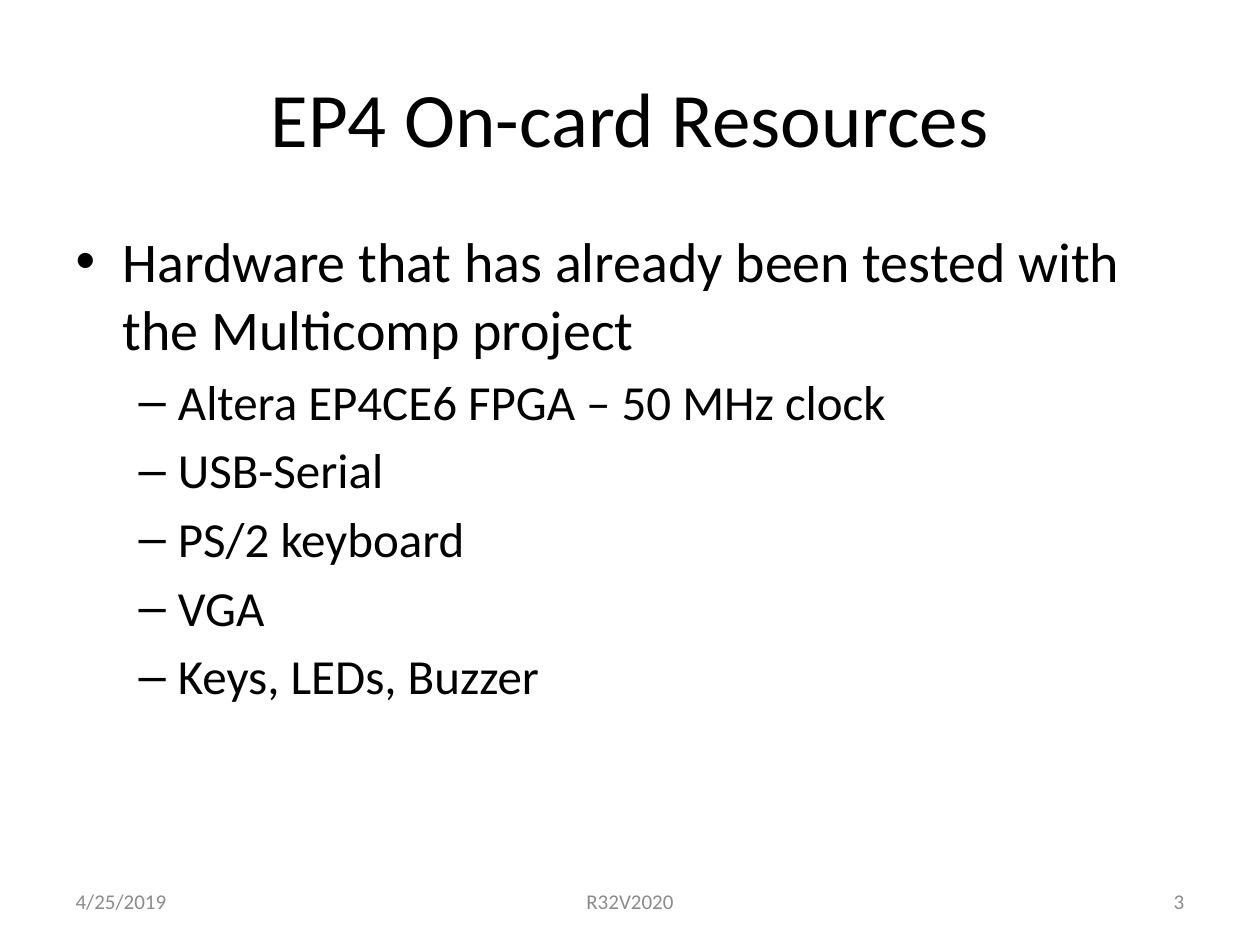
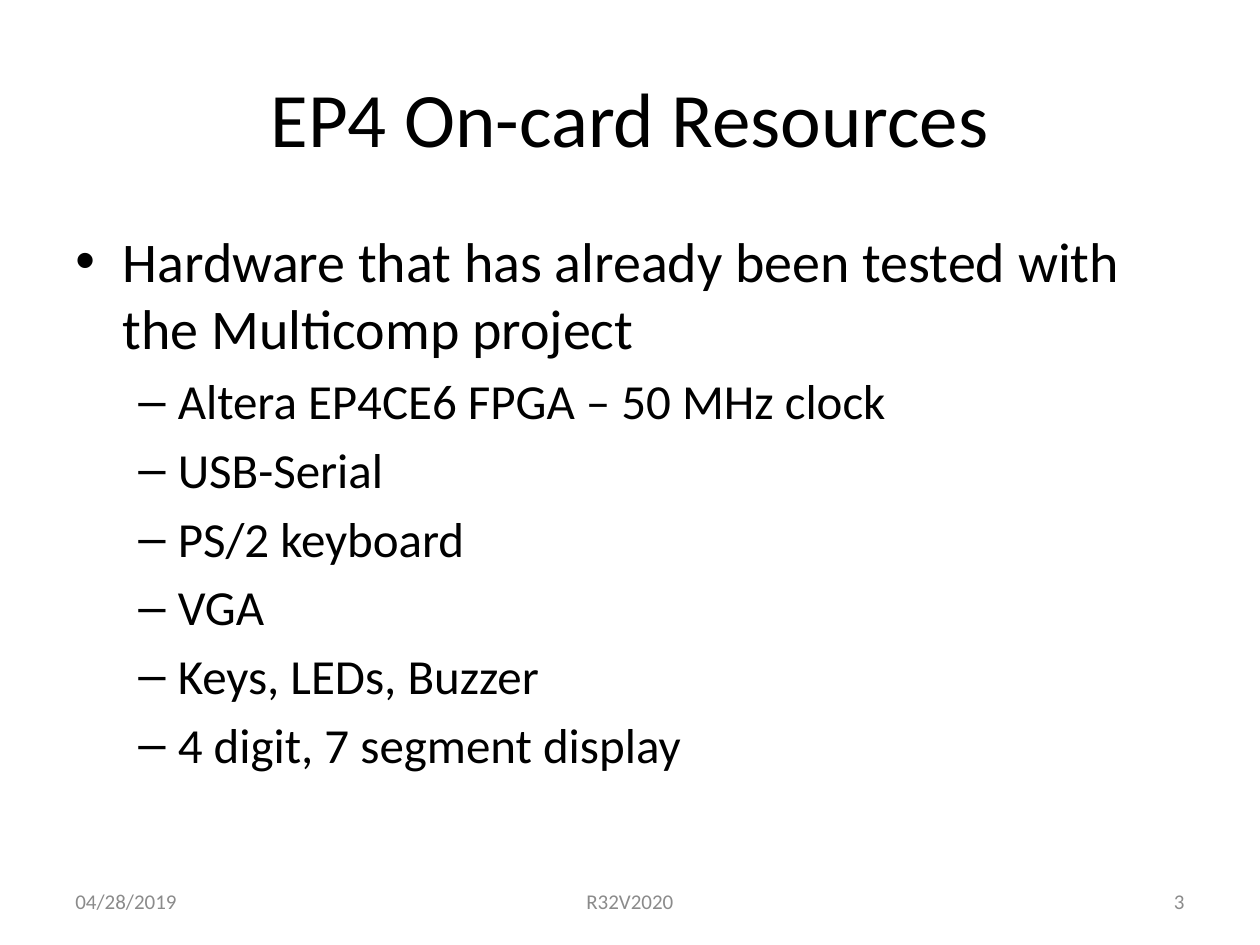
Before and after one commit to douggilliland/R32V2020, a slide deck: slide 3 of Architecture/R32V2020-RISC in EP4CE6.pptx. Drawn at 1260x945 pixels with LibreOffice and Linux fonts; fonts in the diff are those of the drawing. Boxes give left, top, right and bottom in pixels: in the first picture for what was removed or moved away, otherwise in the second. Text is boxed around its words. In the diff, an @@ line names an element or a change of style, - is before the commit and + after.

```diff
--- a/Architecture/R32V2020-RISC in EP4CE6.pptx
+++ b/Architecture/R32V2020-RISC in EP4CE6.pptx
@@ text at (123,243,1119,702): indent changed @@
@@ text at (178,729,681,772): paragraph added @@
+  – 4 digit, 7 segment display
@@ text at (75,894,176,910): text changed; text colour #8C8C8C to #8B8B8B @@
-4/25/2019
+04/28/2019
```
Also in this commit, not shown: 15 other slides changed.
